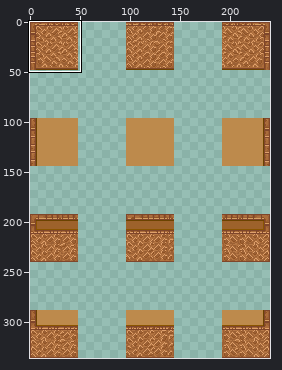
Sprite sheet -- Smaug4/Assets/_Game/Arts/Tilesets/tileset_pre.png. The picture above shows the old version from afar; the outline marks the close-up.
Close-up. Old version:
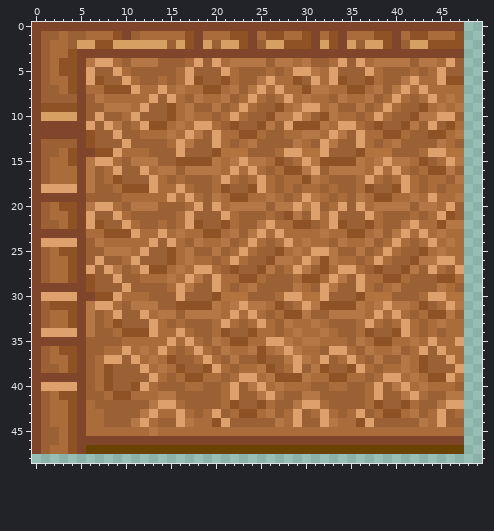
The file is 240x336 pixels. Colours within 5 levels of each other are drawn and written as one. Shown: x 0..49, y 0..48. The commit also changed other parts of the picture, which this record leaves out.
After the commit:
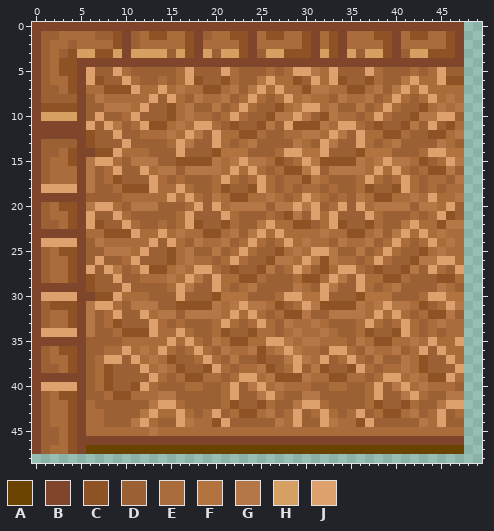
Palette (. is transparent): A #6b4300  B #7f462b  C #8f5225  D #9b6034  E #ab6c3b  F #b2733f  G #b57745  H #d6a063  J #dea06c
Difference:
Colour B replaces colour C in rows 1 to 2 at x 47.
Colour B replaces colour D in row 4 at x 10, 14 to 16, 19, 26, 31 to 32, 35, 42 and 47.
Colour B replaces colour E in row 4 at x 9, 17, 21, 29, 33, 37 and 45.
Colour B replaces colour G in row 4 at x 6, 11 to 13, 22 to 25, 27 to 28, 30, 38 to 41 and 43 to 44.
Colour B replaces colour H in row 2 at x 10.
Colour B replaces colour J in row 4 at x 7 to 8, 18, 20, 34, 36 and 46.
Colour C replaces colour B in row 3 at x 7 to 8, 17, 23, 28 to 30, 33, 39 and 44 to 46.
Colour C replaces colour E in row 1 at x 13 to 14 and 46.
Colour C replaces colour H in row 2 at x 9.
Colour D replaces colour B in row 3 at x 15, 20, 25, 36 and 41.
Colour D replaces colour E in row 1 at x 7 to 8 and 19; in row 3 at x 3.
Colour D replaces colour H in row 2 at x 11.
Colour E replaces colour C in row 2 at x 7 to 8, 28 to 29 and 44 to 45.
Colour E replaces colour D in row 1 at x 4 to 5; in row 2 at x 15, 20, 25, 36 and 41.
Colour E replaces colour H in row 2 at x 5 to 6, 12 to 14, 16, 19, 21 to 22, 26 to 27, 32, 35, 37 to 38 and 42 to 43.
Colour H replaces colour B in row 3 at x 5 to 6, 9, 11 to 14, 16, 19, 21 to 22, 26 to 27, 32, 35, 37 to 38 and 42 to 43.
Boxes around the changes in both close-ups, in picture pixels (x1, y1, x2, y2):
changed: (59, 31, 464, 67)
